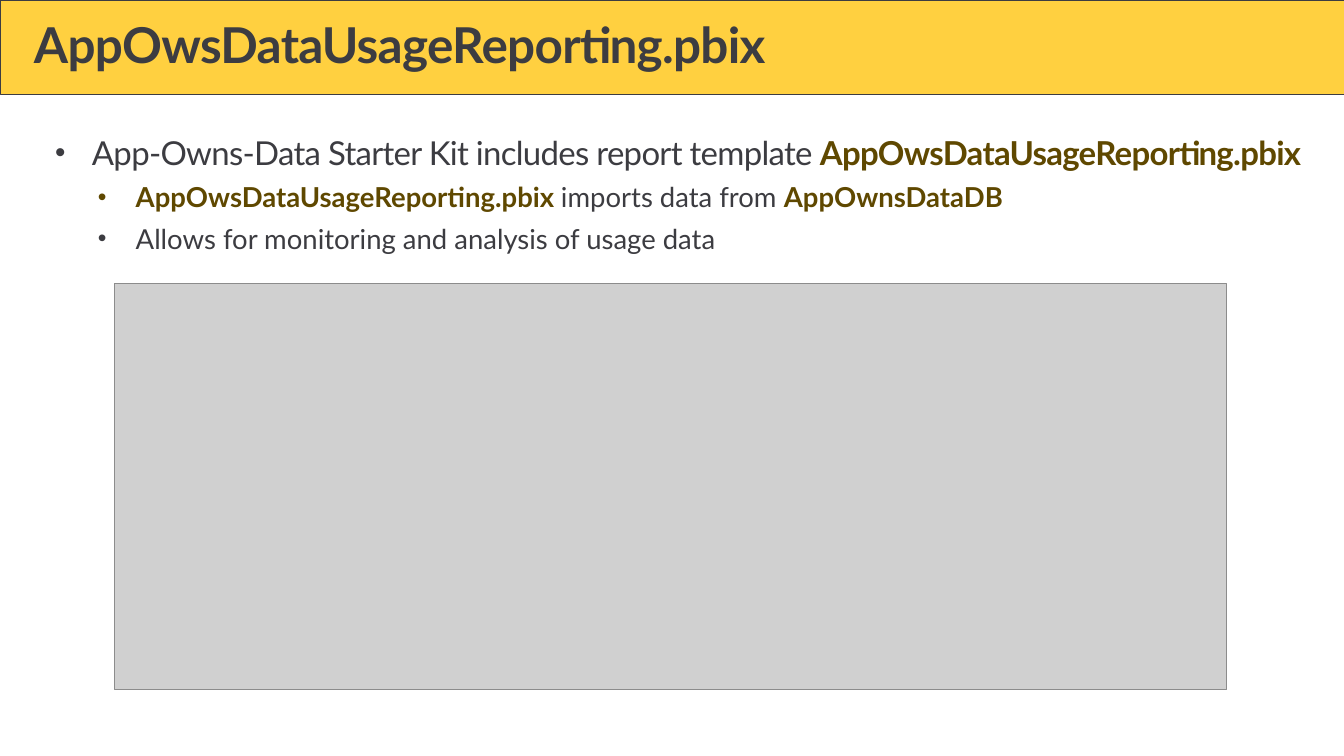
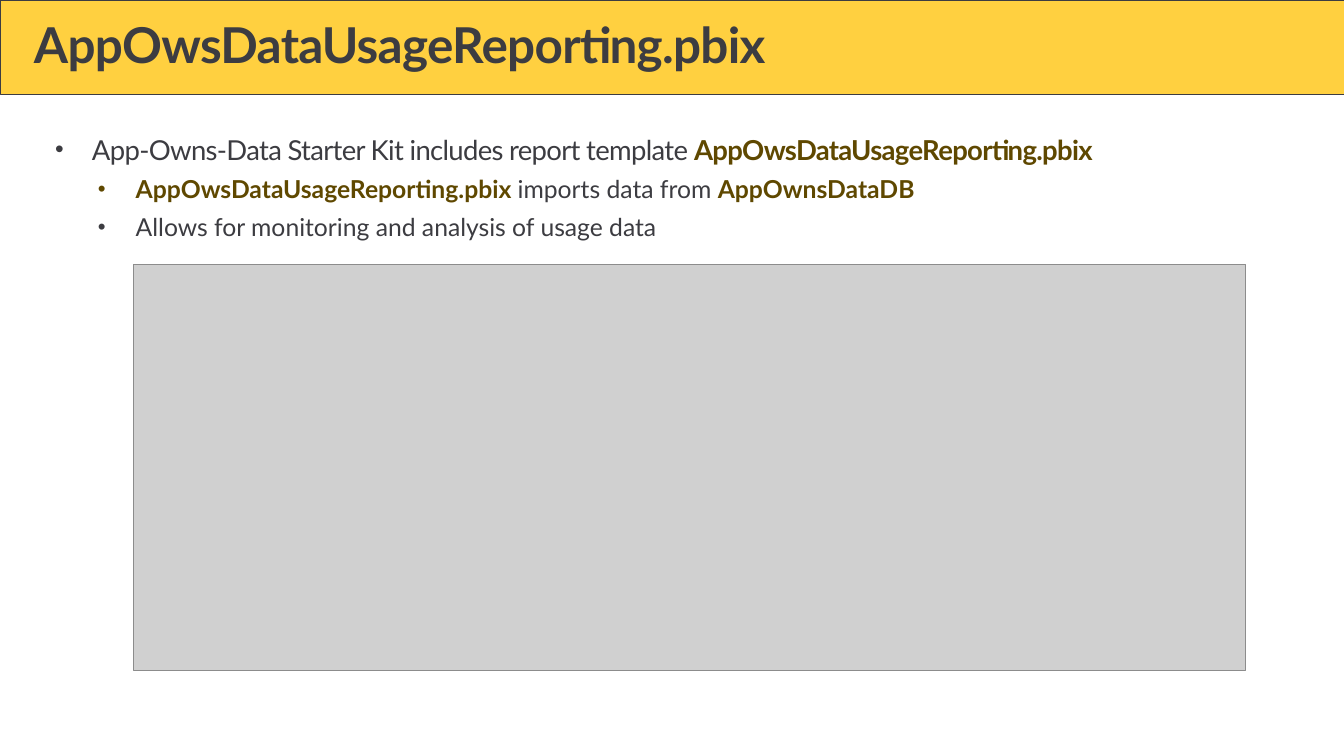
Before and after one commit to PowerBiDevCamp/Camp-Sessions, a slide deck: slide 46 of Session 11 - Introduction to the App-Owns-Data Starter Kit.pptx. Drawn at 1344x756 pixels with LibreOffice and Linux fonts; fonts in the diff are those of the drawing; grey boxes stand for pictures; background and template pictures are left out. Boxes give left, top, right and bottom in pixels: in the first picture for what was removed or moved away, otherwise in the second. Text is boxed around its words. In the diff, an @@ line names an element or a change of style, - is before the commit and + after.

```diff
--- a/Session 11 - Introduction to the App-Owns-Data Starter Kit.pptx
+++ b/Session 11 - Introduction to the App-Owns-Data Starter Kit.pptx
@@ text "App-Owns-Data Starter Kit includes report ..." at (92,139,1093,241): size 24 to 20 pt in "App-Owns-Data Starter Kit includes report template AppOwsDat ..."; size 20 to 18 pt in "AppOwsDataUsageReporting.pbix imports data from AppOwnsDataD ...", "Allows for monitoring and analysis of usage ..." @@
@@ picture: place and size @@
-picture at (115,284,1226,690)
+picture at (133,264,1245,670)
```
Also in this commit, not shown: 2 other files.
